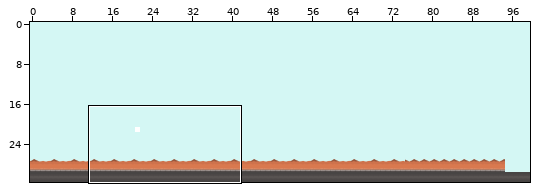
An edit to a level. Tiled map (JSON), levels/level1.json. Above: a wide view before the commit, with the close-up outlined.
Close-up. First the earlier version:
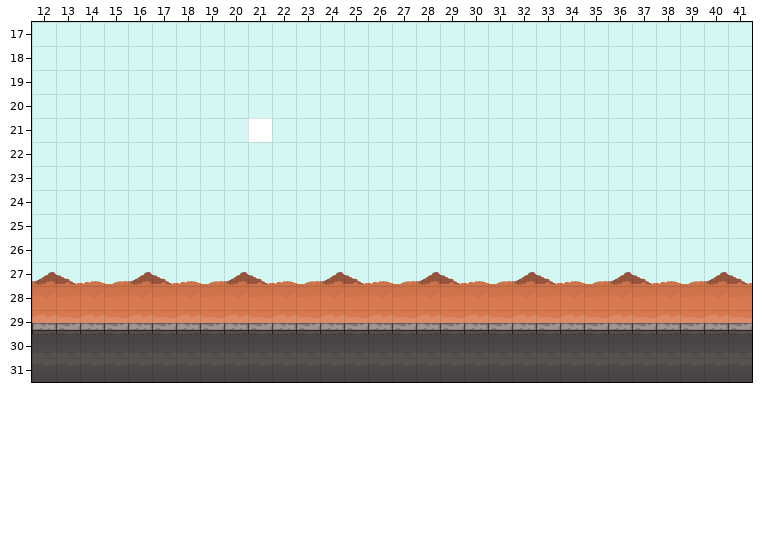
Cells are 32x32 px. Shown: x 12..41, y 17..31.
And afterwards:
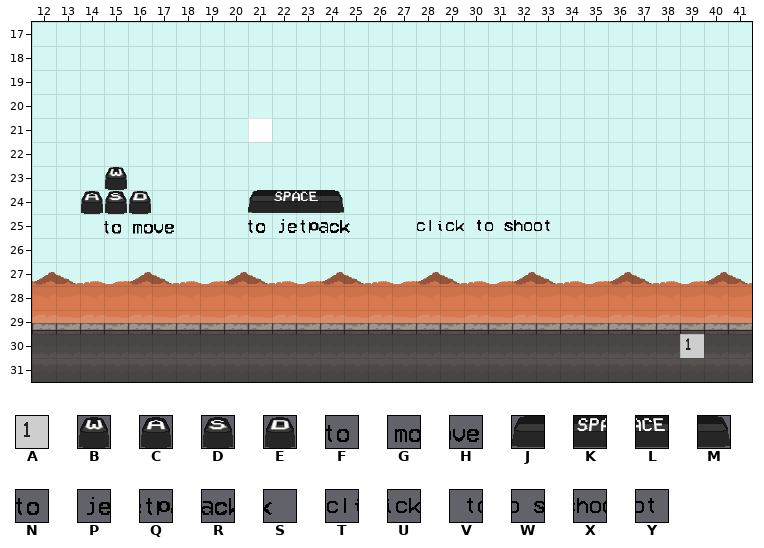
Key: from "enemyhints": A 0; from "tiles": B 6, C 7, D 8, E 9, F 10, G 11, H 12, J 21, K 22, L 23, M 24, N 25, P 26, Q 27, R 28, S 29, T 37, U 38, V 39, W 40, X 41, Y 42.
_ is an empty cell.
Tiles of an added or newly shown layer are drawn over the layers below it.
Change:
{"where": "layer \"foreground2\" (added)"}
{"y":23,"x":15,"old":"_","new":"B"}
{"y":24,"x":14,"old":"___","new":"CDE"}
{"y":24,"x":21,"old":"____","new":"JKLM"}
{"y":25,"x":15,"old":"___","new":"FGH"}
{"y":25,"x":21,"old":"_____","new":"NPQRS"}
{"y":25,"x":28,"old":"______","new":"TUVWXY"}
{"where": "layer \"enemies\""}
{"y":30,"x":39,"old":"_","new":"A"}
